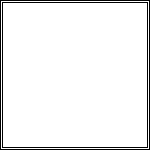
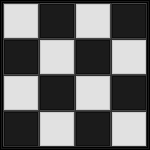
Before/after of a (150, 150) layered artwork. What changed in the layer stack:
added layer "Layer 76" above "Layer 21" over (x1=1, y1=1, x2=149, y2=149)
